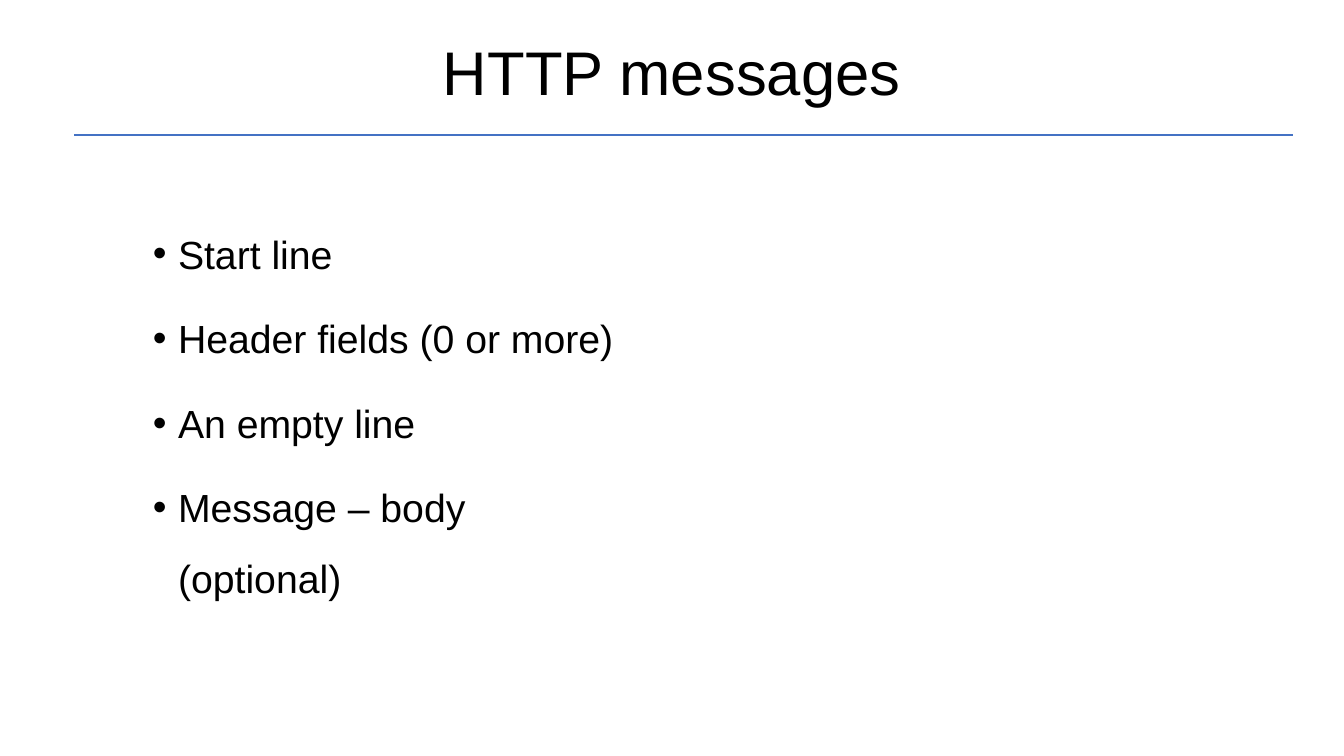
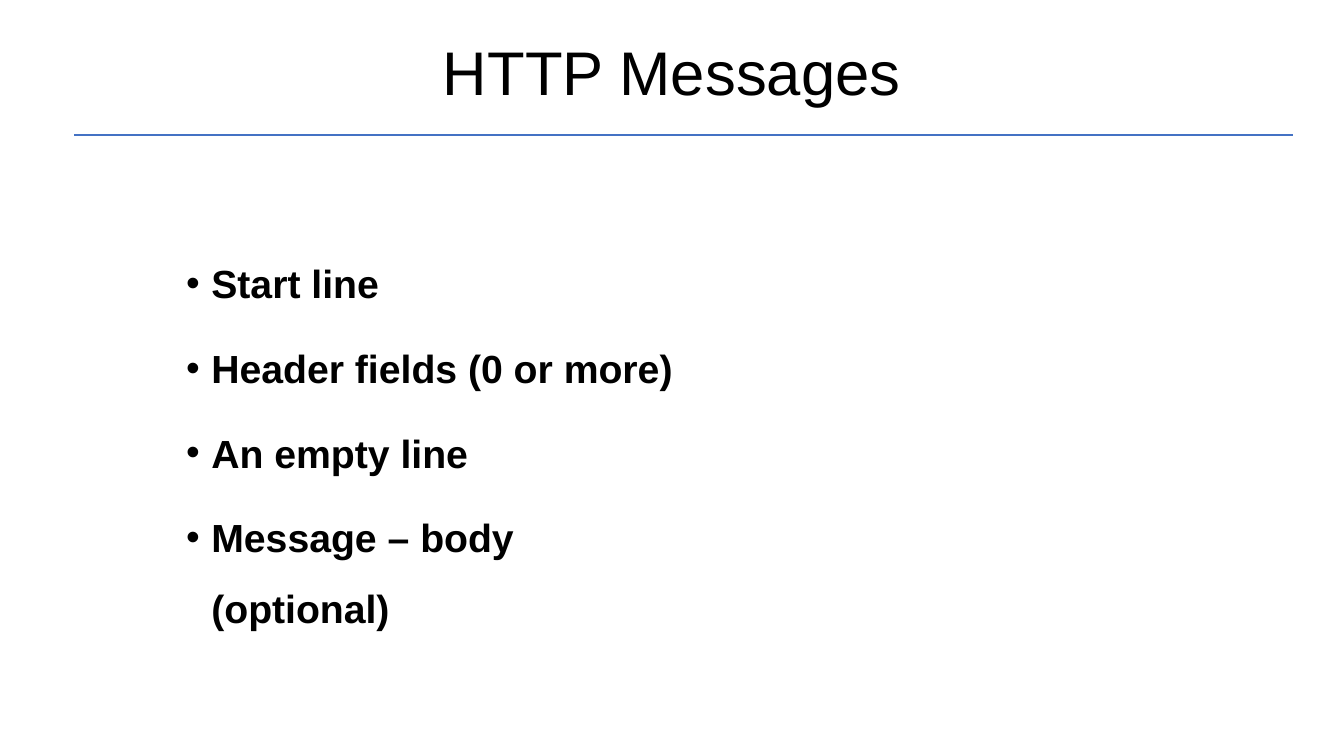
Before and after one commit to Garnik94/Levelup_presentations, a slide deck: slide 6 of Http/Http_presentation.pptx. Drawn at 1344x756 pixels with LibreOffice and Linux fonts; fonts in the diff are those of the drawing. Boxes give left, top, right and bottom in pixels: in the first picture for what was removed or moved away, otherwise in the second. Text is boxed around its words. In the diff, an @@ line names an element or a change of style, - is before the commit and + after.

```diff
--- a/Http/Http_presentation.pptx
+++ b/Http/Http_presentation.pptx
@@ title at bbox=[443, 52, 901, 106]: text changed @@
-HTTP messages
+HTTP Messages
@@ text "Start line": place and size @@
-text "Start line" at bbox=[178, 240, 613, 601]
+text "Start line" at bbox=[211, 269, 673, 631]
@@ text "Start line" at bbox=[211, 269, 673, 631]: bold on @@
```
Also in this commit, not shown: 6 other slides changed, 5 slides added, 1 other file.
